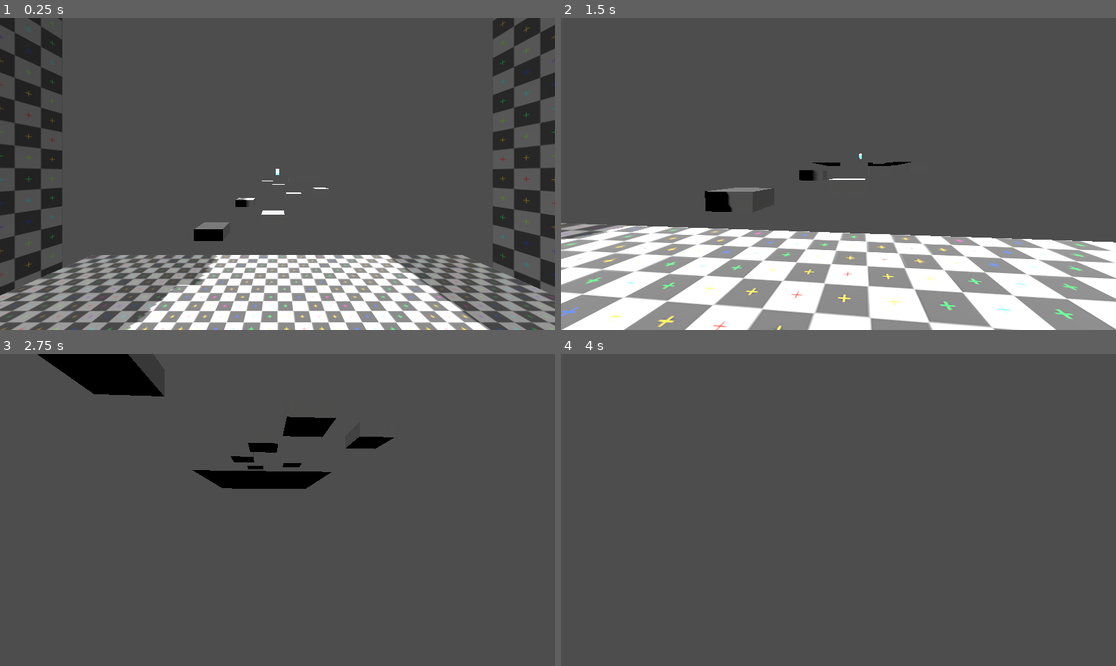
Above: before the commit, frames 1-4 (two rows, left to right).
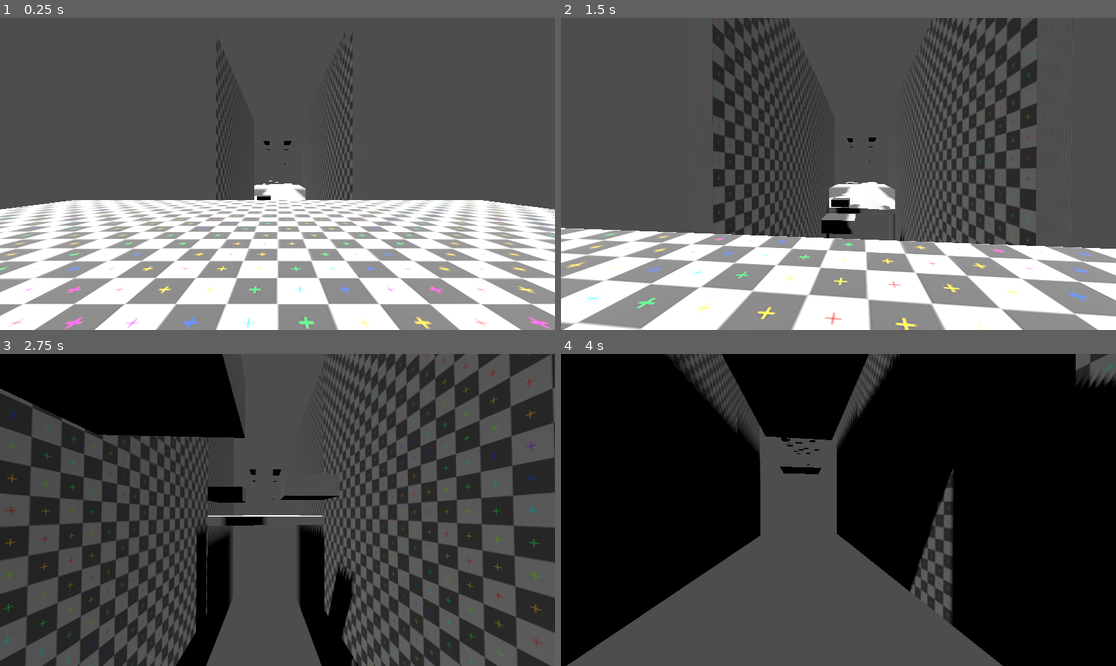
Above: after the commit, the same moments.

Repository: jsong1b/linked_worlds
Game: Godot game, scene res://jasong_scene/jasong_scene.tscn
The game is run twice, just before and just after one commit, with the same random seed, the same clock (stepped at 60 frames per second) and the same inputs. This scene is started directly instead of the project's main scene.
Inputs (mouse positions are in pixels of both pictures, inside the frame that each line leads up to):
- Up to frame 1 (0.25 s): no input
- Up to frame 2 (1.5 s): move the mouse to (866, 174) at 0.52 s; press the mouse at (866, 174) at 0.53 s; hold W (forward) from 0.53 s (still down); tap Space (jump) at 0.77, 0.8, 1.07, 1.35 s; move the mouse to (810, 174) at 1.27 s; release the mouse at (810, 174) at 1.28 s
- Up to frame 3 (2.75 s): keep holding W (forward); tap Space (jump) at 1.52, 1.82, 2.3 s; click (249, 510) at 1.55 s; move the mouse to (288, 503) at 2.02 s; press the mouse at (288, 503) at 2.03 s
- Up to frame 4 (4 s): keep holding W (forward); move the mouse to (832, 516) at 2.77 s; release the mouse at (832, 516) at 2.78 s; click (832, 516) at 2.85 s; tap Space (jump) at 3.02, 3.32, 3.6, 3.77 s; move the mouse to (877, 513) at 3.52 s

The runs differ from the first frame. In frame 1, 42% of the frame differs, in the area x 0-100%, y 0-100%; in frame 2, 32%; in frame 3, 47%; in frame 4, 73%.

Commit message:
basically finished level

Diff:
--- a/jasong_scene/jasong_player_controller.gd
+++ b/jasong_scene/jasong_player_controller.gd
@@ -4,40 +4,74 @@
 @export var instant_speed: float = 7.5
 @export var local_velocity: Vector2 = Vector2(0.0, 0.0)
 
-@export var ground_accel: float = 2.0
+@export var ground_accel: float = 1.25
 @export var ground_decel: float = 0.15
 @export var max_ground_speed: float = 15.0
 
-@export var air_accel: float = 3.0
-@export var air_decel: float = 0.005
+@export var air_accel: float = 1.75
+@export var air_decel: float = 0.075
 
+@export var can_slide: bool = true
 @export var sliding: bool = false
-@export var instant_slide_speed: float = 5.0
-@export var slide_ground_decel: float = 0.010
+@export var instant_ground_slide_speed_mod: float = 1.05
+@export var instant_slide_jump_speed_mod: float = 1.075
+@export var slide_ground_decel: float = 0.0075
 
+@export var can_jump: bool = false
+@export var jumping: bool = false
 @export var instant_jump_upward_speed: float = 5.0
 @export var player_gravity: float = 15.0
+
+@export var wall_jump_vel: Vector3 = Vector3(0.0, 0.0, 0.0)
+@export var wall_running: bool = false
+@export var wall_run_down_velocity: float = 1.0
+@export var instant_wall_run_jump_upward_speed: float = 7.5
 
 
 @export var prev_direction: Vector2 = Vector2(0, 0);
 func _physics_process(delta: float) -> void:
-	velocity.y -= player_gravity * delta
+	if position.y <= -50:
+		position.x = 0
+		position.y = 0
+		position.z = 0
+	if is_on_floor():
+		can_jump = true
+		jumping = false
 
-	if Input.is_action_just_pressed("jump"):
-		if is_on_floor(): velocity.y += instant_jump_upward_speed
+	# wall running
+	if not is_on_floor() and is_on_wall(): wall_running = true
+	else: wall_running = false
+	if not wall_running: velocity.y -= player_gravity * delta
+	else: velocity.y = -wall_run_down_velocity
 
+	# sliding
+	if sliding:
+		$"Capsule Collision".position.y = lerp($"Capsule Collision".position.y, 0.5, 0.1)
+		$"Capsule Collision".scale.y = lerp($"Capsule Collision".scale.y, 0.5, 0.1)
+		$Camera3D.position.y = lerp($"Camera3D".position.y, 0.5, 0.1)
+	else:
+		$"Capsule Collision".position.y = lerp($"Capsule Collision".position.y, 1.0, 0.1)
+		$"Capsule Collision".scale.y = lerp($"Capsule Collision".scale.y, 1.0, 0.1)
+		$Camera3D.position.y = lerp($"Camera3D".position.y, 1.6, 0.1)
+
+	# accel / decel
 	var accel = ground_accel
 	var decel = ground_decel
+	if sliding:
+		decel = slide_ground_decel
 	if not is_on_floor():
 		accel = air_accel
 		decel = air_decel
+	if wall_running: decel = ground_decel
 
+	# direction + applying velocity
 	var direction = Input.get_vector("left", "right", "forward", "back")
-	print("=================")
-	print(velocity)
+	print(wall_jump_vel)
+	wall_jump_vel.x = lerp(wall_jump_vel.x, 0.0, 0.1)
+	wall_jump_vel.y = lerp(wall_jump_vel.y, 0.0, 0.75)
+	wall_jump_vel.z = lerp(wall_jump_vel.z, 0.0, 0.1)
 	if direction.x == 0: local_velocity.x = lerp(local_velocity.x, 0.0, decel)
 	if direction.y == 0: local_velocity.y = lerp(local_velocity.y, 0.0, decel)
-
 	if direction:
 		if local_velocity.x > max_ground_speed and is_on_floor(): local_velocity.x = lerp(local_velocity.x, max_ground_speed, decel)
 		elif local_velocity.x < -max_ground_speed and is_on_floor(): local_velocity.x = lerp(local_velocity.x, -max_ground_speed, decel)
@@ -48,19 +82,32 @@
 		elif local_velocity.y < -max_ground_speed and is_on_floor(): local_velocity.y = lerp(local_velocity.y, -max_ground_speed, decel)
 		elif prev_direction.y == 0: local_velocity.y = direction.y * instant_speed
 		else: local_velocity.y += direction.y * accel * delta
-	velocity = transform.basis * Vector3(local_velocity.x, velocity.y, local_velocity.y)
 	prev_direction = Vector2(direction.x, direction.y)
 
+	# jumping
+	if Input.is_action_just_pressed("jump"):
+		if can_jump or is_on_floor() or wall_running:
+			jumping = true
+			can_jump = false
+			if not wall_running: velocity.y += instant_jump_upward_speed
+			else:
+				wall_jump_vel.y += instant_wall_run_jump_upward_speed
+				wall_jump_vel += get_wall_normal() * 10
+			if sliding: local_velocity *= instant_slide_jump_speed_mod
+			$"Coyote Timer".start()
 
+	# sliding input
 	if Input.is_action_pressed("click"):
-		if not sliding:
+		if not sliding and can_slide:
 			sliding = true
-		else:
-			pass
+			if is_on_floor(): local_velocity *= instant_ground_slide_speed_mod
+
+			can_slide = false
+			$"Slide Timeout".start()
 	else: sliding = false
-	print("sliding:", sliding)
 
-
+	# apply velocity + move
+	velocity = (transform.basis * Vector3(local_velocity.x, velocity.y, local_velocity.y)) + wall_jump_vel
 	move_and_slide()
 
 
@@ -70,3 +117,11 @@
 		rotate_y(-event.relative.x * mouse_sensitivity)
 		$Camera3D.rotate_x(-event.relative.y * mouse_sensitivity)
 		$Camera3D.rotation.x = clampf($Camera3D.rotation.x, -1.2, 1.2)
+
+
+func _on_slide_timeout_timeout() -> void:
+	can_slide = true
+	sliding = false
+
+
+func _on_coyote_timer_timeout() -> void: can_jump = false
--- a/jasong_scene/jasong_player_controller.tscn
+++ b/jasong_scene/jasong_player_controller.tscn
@@ -20,3 +20,14 @@
 [node name="Capsule Collision" type="CollisionShape3D" parent="."]
 transform = Transform3D(1, 0, 0, 0, 1, 0, 0, 0, 1, 0, 1, 0)
 shape = SubResource("CapsuleShape3D_ldbj0")
+
+[node name="Slide Timeout" type="Timer" parent="."]
+wait_time = 0.75
+one_shot = true
+
+[node name="Coyote Timer" type="Timer" parent="."]
+wait_time = 0.25
+one_shot = true
+
+[connection signal="timeout" from="Slide Timeout" to="." method="_on_slide_timeout_timeout"]
+[connection signal="timeout" from="Coyote Timer" to="." method="_on_coyote_timer_timeout"]
--- a/jasong_scene/jasong_scene.tscn
+++ b/jasong_scene/jasong_scene.tscn
@@ -46,7 +46,7 @@
 shape = SubResource("ConvexPolygonShape3D_v8ot0")
 
 [node name="MeshInstance3D4" type="MeshInstance3D" parent="World"]
-transform = Transform3D(10, 0, 0, 0, 3, 0, 0, 0, 10, 0, 0, -138)
+transform = Transform3D(10, 0, 0, 0, 3, 0, 0, 0, 10, 0, -0.146505, -138)
 material_override = SubResource("StandardMaterial3D_xiovp")
 mesh = SubResource("BoxMesh_6xfl4")
 skeleton = NodePath("../..")
@@ -243,7 +243,7 @@
 shape = SubResource("ConvexPolygonShape3D_v8ot0")
 
 [node name="MeshInstance3D23" type="MeshInstance3D" parent="World"]
-transform = Transform3D(1, 0, 0, 0, 9, 0, 0, 0, 1, 0, 0.29116, 177.283)
+transform = Transform3D(1, 0, 0, 0, 9, 0, 0, 0, 1, 0, -7.07568, 177.283)
 material_override = SubResource("StandardMaterial3D_xiovp")
 mesh = SubResource("BoxMesh_6xfl4")
 
@@ -253,7 +253,124 @@
 shape = SubResource("ConvexPolygonShape3D_v8ot0")
 
 [node name="Portal" parent="World" instance=ExtResource("2_xk1mc")]
-transform = Transform3D(1, 0, 0, 0, 1, 0, 0, 0, 1, 0, 0.858405, 174.264)
+transform = Transform3D(1, 0, 0, 0, 1, 0, 0, 0, 1, 0, 20.2363, 333.87)
+
+[node name="MeshInstance3D24" type="MeshInstance3D" parent="World"]
+transform = Transform3D(0.5, 0, 0, 0, -1.74846e-07, -2, 0, 4, -8.74228e-08, 0.66539, 20.834, 173.459)
+material_override = SubResource("StandardMaterial3D_s6mr6")
+mesh = SubResource("BoxMesh_6xfl4")
+
+[node name="StaticBody3D" type="StaticBody3D" parent="World/MeshInstance3D24"]
+
+[node name="CollisionShape3D" type="CollisionShape3D" parent="World/MeshInstance3D24/StaticBody3D"]
+shape = SubResource("ConvexPolygonShape3D_v8ot0")
+
+[node name="MeshInstance3D25" type="MeshInstance3D" parent="World"]
+transform = Transform3D(0.5, 0, 0, 0, -1.74846e-07, -1.5, 0, 4, -6.55671e-08, 0.66539, 11.4973, 180.85)
+material_override = SubResource("StandardMaterial3D_s6mr6")
+mesh = SubResource("BoxMesh_6xfl4")
+
+[node name="StaticBody3D" type="StaticBody3D" parent="World/MeshInstance3D25"]
+
+[node name="CollisionShape3D" type="CollisionShape3D" parent="World/MeshInstance3D25/StaticBody3D"]
+shape = SubResource("ConvexPolygonShape3D_v8ot0")
+
+[node name="MeshInstance3D26" type="MeshInstance3D" parent="World"]
+transform = Transform3D(1, 0, 0, 0, 10, 0, 0, 0, 0.25, 0, 30.466, 231.799)
+material_override = SubResource("StandardMaterial3D_xiovp")
+mesh = SubResource("BoxMesh_6xfl4")
+skeleton = NodePath("../MeshInstance3D5")
+
+[node name="StaticBody3D" type="StaticBody3D" parent="World/MeshInstance3D26"]
+
+[node name="CollisionShape3D" type="CollisionShape3D" parent="World/MeshInstance3D26/StaticBody3D"]
+shape = SubResource("ConvexPolygonShape3D_v8ot0")
+
+[node name="MeshInstance3D27" type="MeshInstance3D" parent="World"]
+transform = Transform3D(-4.37114e-08, -2.5, 0, 1, -1.09278e-07, 0, 0, 0, 1, -6, 30.466, 251.113)
+material_override = SubResource("StandardMaterial3D_xiovp")
+mesh = SubResource("BoxMesh_6xfl4")
+skeleton = NodePath("../MeshInstance3D5")
+
+[node name="StaticBody3D" type="StaticBody3D" parent="World/MeshInstance3D27"]
+
+[node name="CollisionShape3D" type="CollisionShape3D" parent="World/MeshInstance3D27/StaticBody3D"]
+shape = SubResource("ConvexPolygonShape3D_v8ot0")
 
 [node name="Jason\'s Player Controller" parent="." instance=ExtResource("2_qj8fa")]
-transform = Transform3D(-1, 0, -8.74228e-08, 0, 1, 0, 8.74228e-08, 0, -1, 0, 0, 105)
+transform = Transform3D(-1, 0, -8.74228e-08, 0, 1, 0, 8.74228e-08, 0, -1, 0, 0, 0)
+
+[node name="MeshInstance3D23" type="MeshInstance3D" parent="."]
+transform = Transform3D(1, 0, 0, 0, 9, 0, 0, 0, 1, 0, 31.822, 193.974)
+material_override = SubResource("StandardMaterial3D_xiovp")
+mesh = SubResource("BoxMesh_6xfl4")
+
+[node name="StaticBody3D" type="StaticBody3D" parent="MeshInstance3D23"]
+
+[node name="CollisionShape3D" type="CollisionShape3D" parent="MeshInstance3D23/StaticBody3D"]
+shape = SubResource("ConvexPolygonShape3D_v8ot0")
+
+[node name="MeshInstance3D20" type="MeshInstance3D" parent="MeshInstance3D23/StaticBody3D"]
+transform = Transform3D(0.01, 0, 0, 0, 11.1111, 0, 0, 0, 0.01, 0, 33.7004, 45.0871)
+material_override = SubResource("StandardMaterial3D_xiovp")
+mesh = SubResource("BoxMesh_6xfl4")
+skeleton = NodePath("../MeshInstance3D5")
+
+[node name="StaticBody3D" type="StaticBody3D" parent="MeshInstance3D23/StaticBody3D/MeshInstance3D20"]
+
+[node name="CollisionShape3D" type="CollisionShape3D" parent="MeshInstance3D23/StaticBody3D/MeshInstance3D20/StaticBody3D"]
+shape = SubResource("ConvexPolygonShape3D_v8ot0")
+
+[node name="MeshInstance3D20" type="MeshInstance3D" parent="."]
+transform = Transform3D(0.1, 0, 0, 0, 10, 0, 0, 0, 0.1, 0, 30.466, 217.328)
+material_override = SubResource("StandardMaterial3D_xiovp")
+mesh = SubResource("BoxMesh_6xfl4")
+skeleton = NodePath("../MeshInstance3D5")
+
+[node name="StaticBody3D" type="StaticBody3D" parent="MeshInstance3D20"]
+
+[node name="CollisionShape3D" type="CollisionShape3D" parent="MeshInstance3D20/StaticBody3D"]
+shape = SubResource("ConvexPolygonShape3D_v8ot0")
+
+[node name="MeshInstance3D27" type="MeshInstance3D" parent="."]
+transform = Transform3D(-4.37114e-08, -2.5, 0, 1, -1.09278e-07, 0, 0, 0, 1, 6, 28.466, 275.413)
+material_override = SubResource("StandardMaterial3D_xiovp")
+mesh = SubResource("BoxMesh_6xfl4")
+skeleton = NodePath("../MeshInstance3D5")
+
+[node name="StaticBody3D" type="StaticBody3D" parent="MeshInstance3D27"]
+
+[node name="CollisionShape3D" type="CollisionShape3D" parent="MeshInstance3D27/StaticBody3D"]
+shape = SubResource("ConvexPolygonShape3D_v8ot0")
+
+[node name="MeshInstance3D28" type="MeshInstance3D" parent="."]
+transform = Transform3D(-4.37114e-08, -2.5, 0, 1, -1.09278e-07, 0, 0, 0, 1, -6, 25.466, 299.827)
+material_override = SubResource("StandardMaterial3D_xiovp")
+mesh = SubResource("BoxMesh_6xfl4")
+skeleton = NodePath("../MeshInstance3D5")
+
+[node name="StaticBody3D" type="StaticBody3D" parent="MeshInstance3D28"]
+
+[node name="CollisionShape3D" type="CollisionShape3D" parent="MeshInstance3D28/StaticBody3D"]
+shape = SubResource("ConvexPolygonShape3D_v8ot0")
+
+[node name="MeshInstance3D24" type="MeshInstance3D" parent="."]
+transform = Transform3D(1, 0, 0, 0, 9, 0, 0, 0, 1, 0, 19.4962, 328.842)
+material_override = SubResource("StandardMaterial3D_xiovp")
+mesh = SubResource("BoxMesh_6xfl4")
+
+[node name="StaticBody3D" type="StaticBody3D" parent="MeshInstance3D24"]
+
+[node name="CollisionShape3D" type="CollisionShape3D" parent="MeshInstance3D24/StaticBody3D"]
+shape = SubResource("ConvexPolygonShape3D_v8ot0")
+
+[node name="MeshInstance3D20" type="MeshInstance3D" parent="MeshInstance3D24/StaticBody3D"]
+transform = Transform3D(0.01, 0, 0, 0, 11.1111, 0, 0, 0, 0.01, 0, 33.7004, 45.0871)
+material_override = SubResource("StandardMaterial3D_xiovp")
+mesh = SubResource("BoxMesh_6xfl4")
+skeleton = NodePath("../MeshInstance3D5")
+
+[node name="StaticBody3D" type="StaticBody3D" parent="MeshInstance3D24/StaticBody3D/MeshInstance3D20"]
+
+[node name="CollisionShape3D" type="CollisionShape3D" parent="MeshInstance3D24/StaticBody3D/MeshInstance3D20/StaticBody3D"]
+shape = SubResource("ConvexPolygonShape3D_v8ot0")
